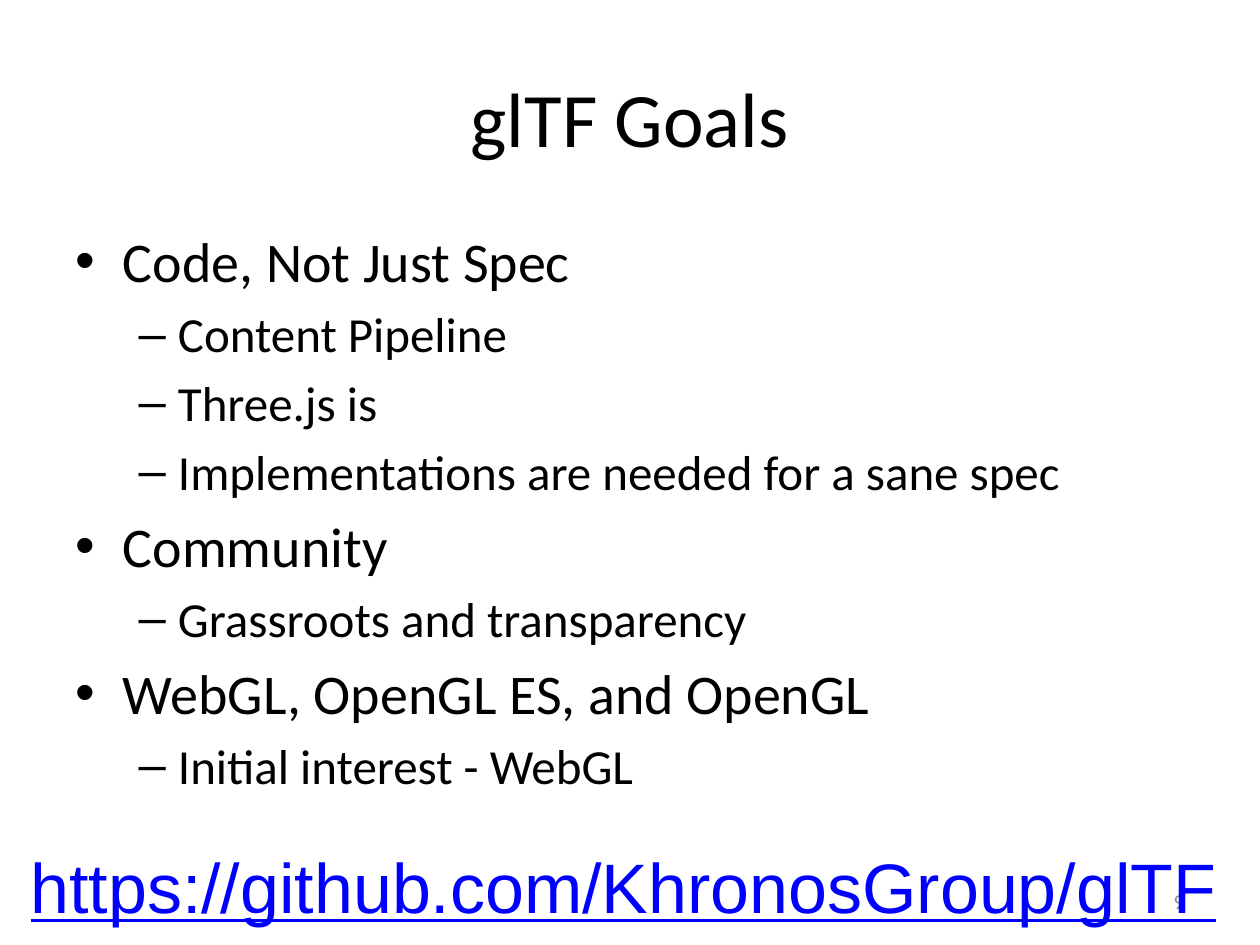
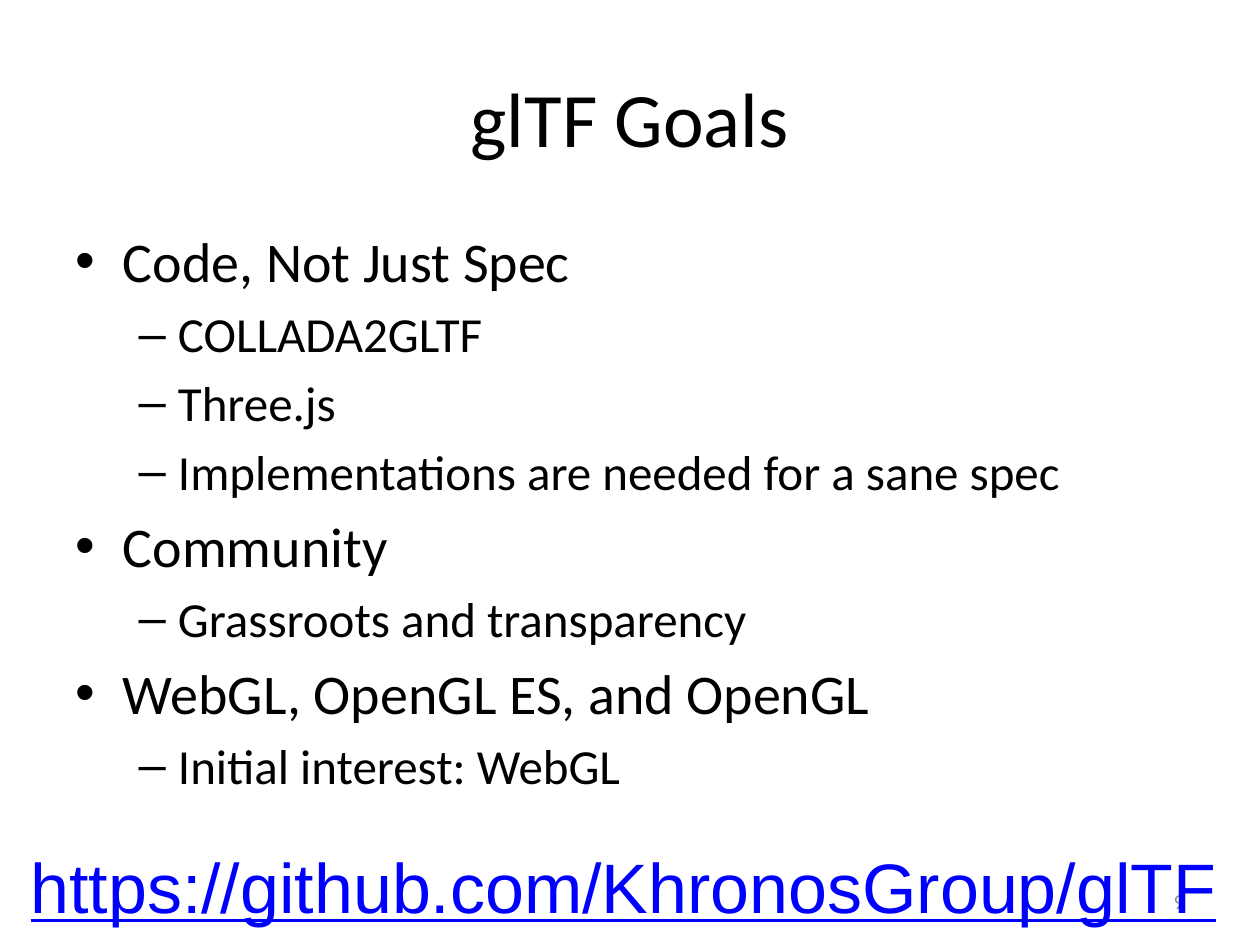
Before and after one commit to pjcozzi/Articles, a slide deck: slide 9 of WebGLContentPipeline/WebGLContentPipelineWithglTF.pptx. Drawn at 1260x945 pixels with LibreOffice and Linux fonts; fonts in the diff are those of the drawing. Boxes give left, top, right and bottom in pixels: in the first picture for what was removed or moved away, otherwise in the second. Text is boxed around its words. In the diff, an @@ line names an element or a change of style, - is before the commit and + after.

```diff
--- a/WebGLContentPipeline/WebGLContentPipelineWithglTF.pptx
+++ b/WebGLContentPipeline/WebGLContentPipelineWithglTF.pptx
@@ text at box(178, 320, 482, 430): text changed @@
-  – Content Pipeline
-  – Three.js is
+  – COLLADA2GLTF
+  – Three.js
@@ text at box(178, 750, 620, 785): text changed @@
-  – Initial interest - WebGL
+  – Initial interest: WebGL
```
Also in this commit, not shown: 4 other slides changed, 2 slides removed, 1 other file.
